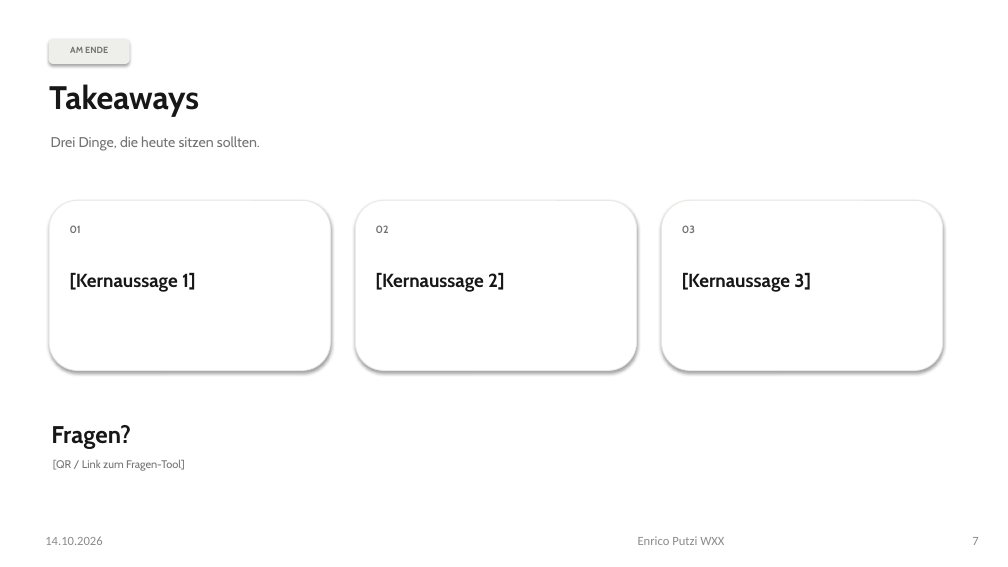
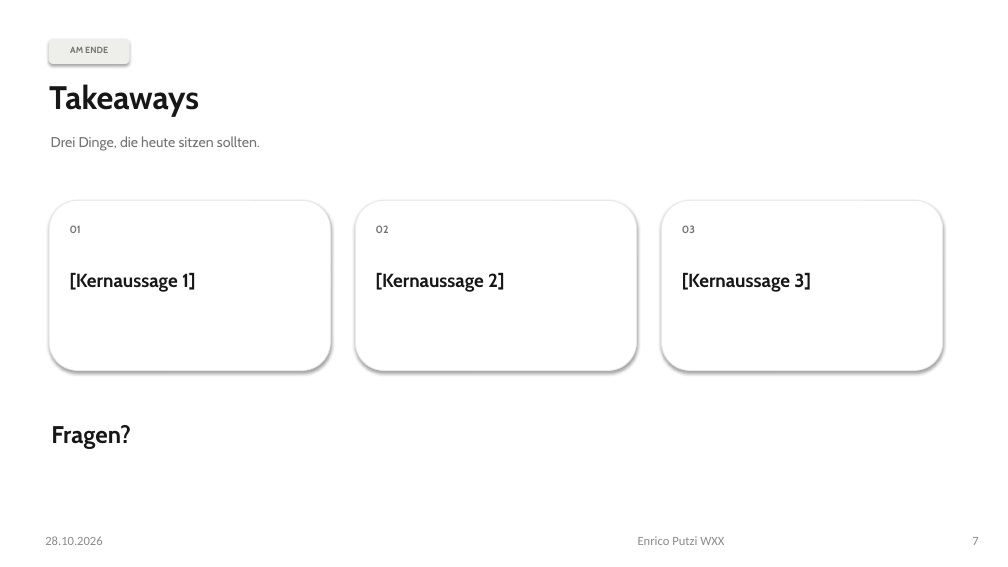
Before and after one commit to eputzi/eputzi.github.io, a slide deck: slide 7 of courses/nus1/files/slides/template.pptx. Drawn at 1008x567 pixels with LibreOffice and Linux fonts; fonts in the diff are those of the drawing. Boxes give left, top, right and bottom in pixels: in the first picture for what was removed or moved away, otherwise in the second. Text is boxed around its words. In the diff, an @@ line names an element or a change of style, - is before the commit and + after.

```diff
--- a/courses/nus1/files/slides/template.pptx
+++ b/courses/nus1/files/slides/template.pptx
@@ text removed at box(53, 460, 185, 471) @@
-[QR / Link zum Fragen-Tool]
@@ text at box(45, 536, 102, 545): text changed @@
-14.10.2026
+28.10.2026
```
Also in this commit, not shown: 5 other slides changed, 5 other files.
